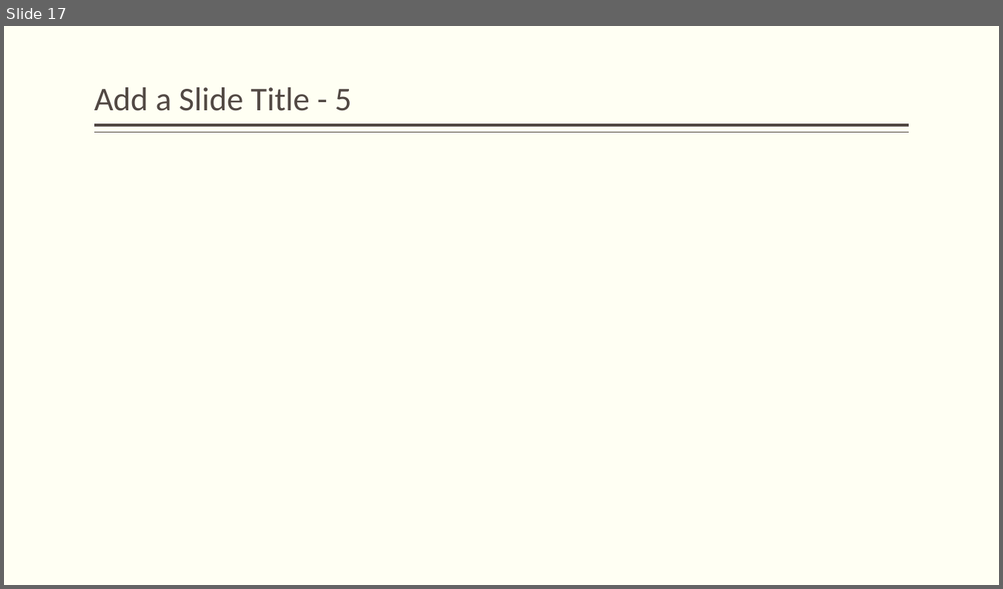
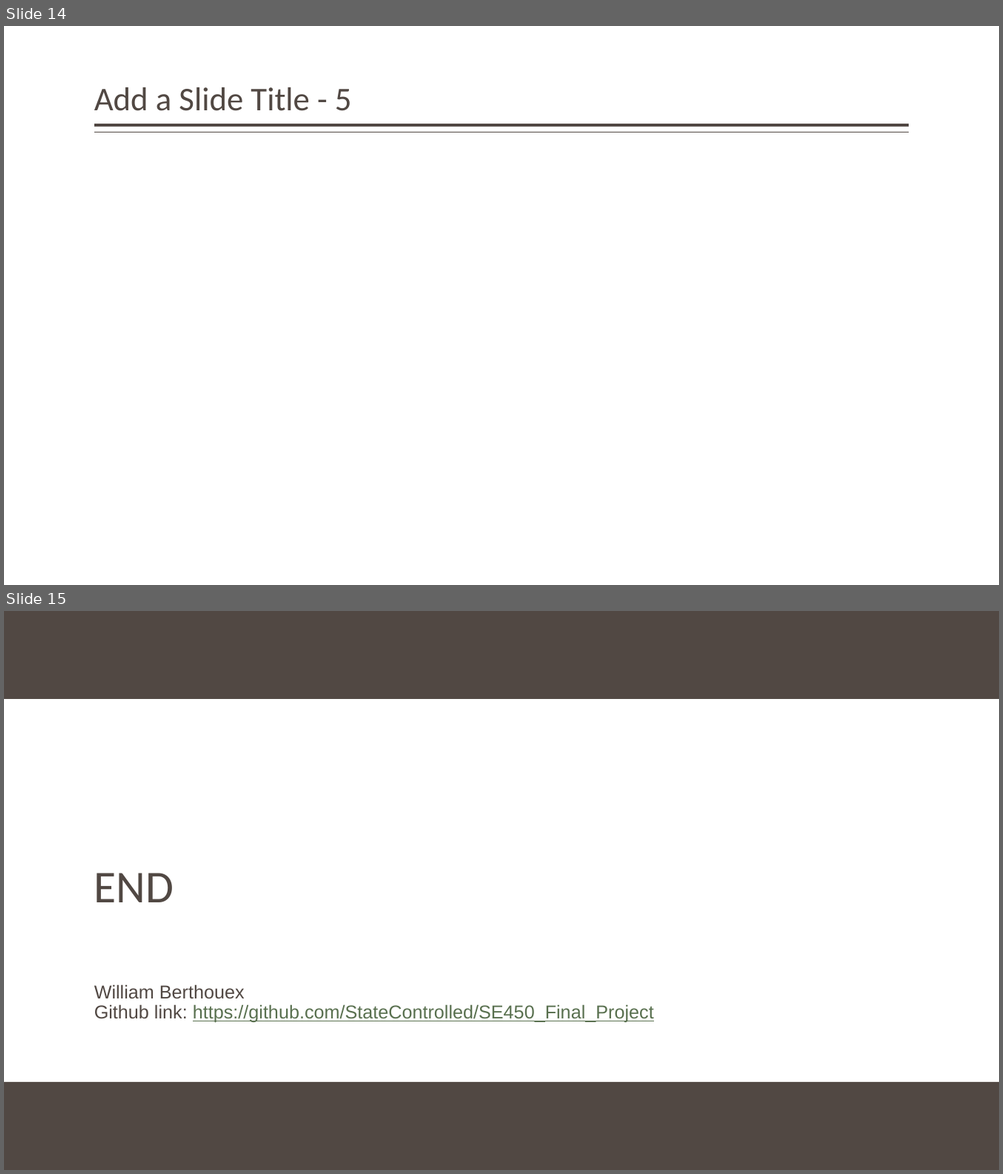
Before and after one commit to StateControlled/SE450_Final_Project, a slide deck: Final Project.pptx. Shown one above the other, each under a label of ours: slide 17 before the commit, slides 14 and 15 after it. The pictures are 1003x589 and 1003x1174 pixels, drawn with LibreOffice and Linux fonts; fonts in the diff are those of the drawing; background and template pictures are left out. Boxes give left, top, right and bottom in pixels: in the first picture for what was removed or moved away, otherwise in the second. Text is boxed around its words. In the diff, an @@ line names an element or a change of style, - is before the commit and + after.

```diff
--- a/Final Project.pptx
+++ b/Final Project.pptx
@@ slide 15 added at bbox=[4, 611, 999, 1170], background #FFFFFF @@
@@ rectangle added at bbox=[4, 611, 999, 699], fill #514843 @@
@@ title added at bbox=[94, 873, 174, 903], 44 pt, text #514843 @@
+END
@@ subtitle added at bbox=[94, 985, 654, 1023], 18 pt, text #59704F, underline @@
+William Berthouex
+Github link: https://github.com/StateControlled/SE450_Final_Project
@@ rectangle added at bbox=[4, 1082, 999, 1170], fill #514843 @@
@@ what was slide 17 is now slide 14 @@
```
Also in this commit, not shown: 10 other slides changed, 3 other slides added, 6 slides removed, 11 other files.
